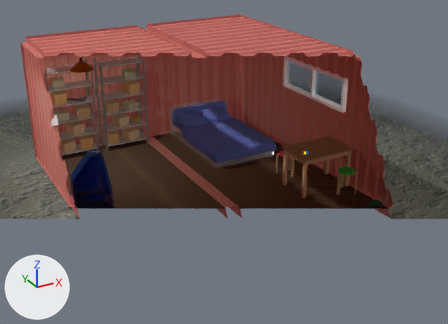
The glTF model data/environment/shipping-container_room/shipping-container_room_toys.gltf: old version first, new version second.
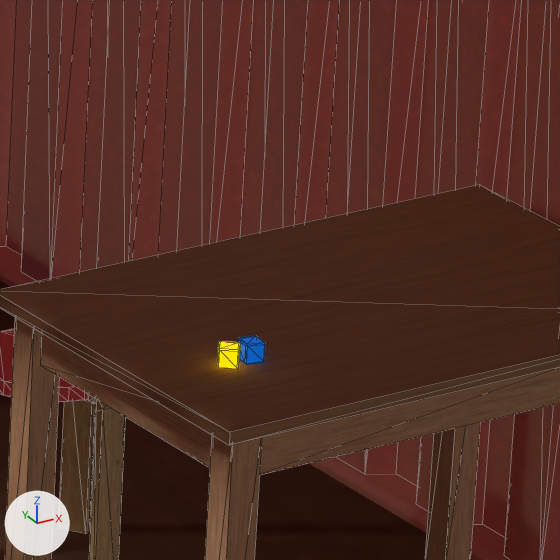
There are two pictures of each version: one whole from a 50 mm lens placed at (-5.03, -9.96, 5.37), pointed at (0.21, -0.43, 0.61), one close up on the part from 63% to 75% of the width and 36% to 53% of the height. Lighting does not change. The marker at lower left points along +X, +Y and +Z. The close-ups show mesh edges as thin lines. Everything nearer to the camera than a plane just in front of the edit is cut away. Where no turn or scale is listed for an object, it has been applied to the vertices.

Names of what the first close-up shows: 'Tabouret.Red.001', 'floor', 'frame', 'table', 'wall.005'.
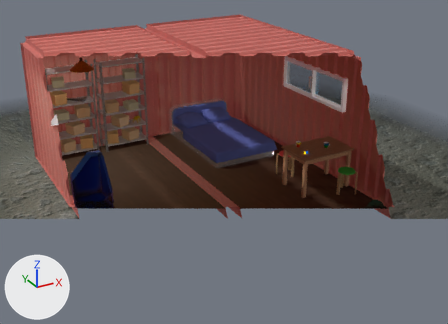
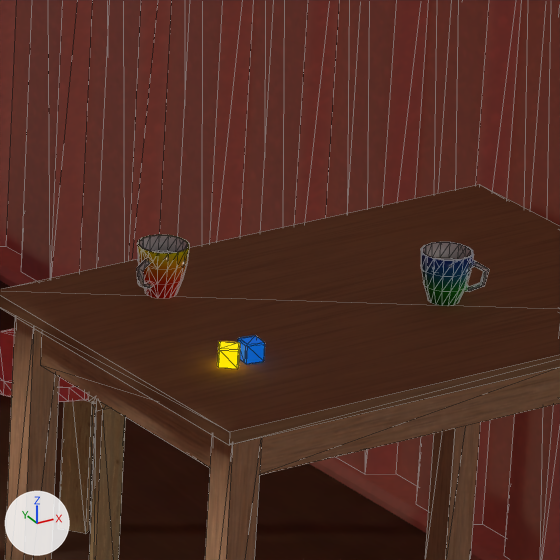
Commit message: added cups to container room

Patch to the scene script:
```diff
--- a/data/environment/shipping-container_room/shipping-container_room_toys.gltf.py
+++ b/data/environment/shipping-container_room/shipping-container_room_toys.gltf.py
@@ img_cup_red @@
+img_cup_red = load_image('Cup_Red', 'Cup_Red.png', 128, 128, 'sRGB')
@@ img_cup_green @@
+img_cup_green = load_image('Cup_Green', 'Cup_Green.png', 128, 128, 'sRGB')
@@ mat_cup_red_tex @@
+mat_cup_red_tex = bpy.data.materials.new('Cup.Red.Tex')
+# uses the picture img_cup_red
@@ mat_tea @@
+mat_tea = bpy.data.materials.new('Tea')
+# nodes: BsdfPrincipled, Math, Mix, OutputMaterial, VertexColor
+# colours: brown #4d2d00
@@ mat_cup_green_tex @@
+mat_cup_green_tex = bpy.data.materials.new('Cup.Green.Tex')
+# uses the picture img_cup_green
@@ me_beziercurve_009 @@
+me_beziercurve_009.from_pydata(...)  # 153 vertices, 320 faces; spans x -0.0764..0.05, y -0.05..0.05, z 0.0..0.1
+# faces by material slot: [306, 14]
+me_beziercurve_009.materials.append(mat_cup_red_tex)
+me_beziercurve_009.materials.append(mat_tea)
@@ me_beziercurve_008 @@
+me_beziercurve_008.from_pydata(...)  # 153 vertices, 320 faces; spans x -0.05..0.0594, y -0.0594..0.05, z 0.0..0.1
+# faces by material slot: [306, 14]
+me_beziercurve_008.materials.append(mat_cup_green_tex)
+me_beziercurve_008.materials.append(mat_tea)
@@ ob_cup_red_001 @@
+ob_cup_red_001 = bpy.data.objects.new('Cup.Red.001', me_beziercurve_009)
+ob_cup_red_001.location = (1.62, -0.855, 0.8)
@@ ob_cup_green_001 @@
+ob_cup_green_001 = bpy.data.objects.new('Cup.Green.001', me_beziercurve_008)
+ob_cup_green_001.location = (2.07, -1.145, 0.8)
```

Pixel boxes [x1, y1, x2, y2] of what changed, in the close-ups (560 x 560 px):
'Cup.Green.001', added
    after: [421, 242, 489, 306]
    faces in mat_cup_green_tex: [421, 242, 489, 306]
'Cup.Red.001', added
    after: [136, 234, 189, 299]
    faces in mat_cup_red_tex: [136, 234, 189, 299]
